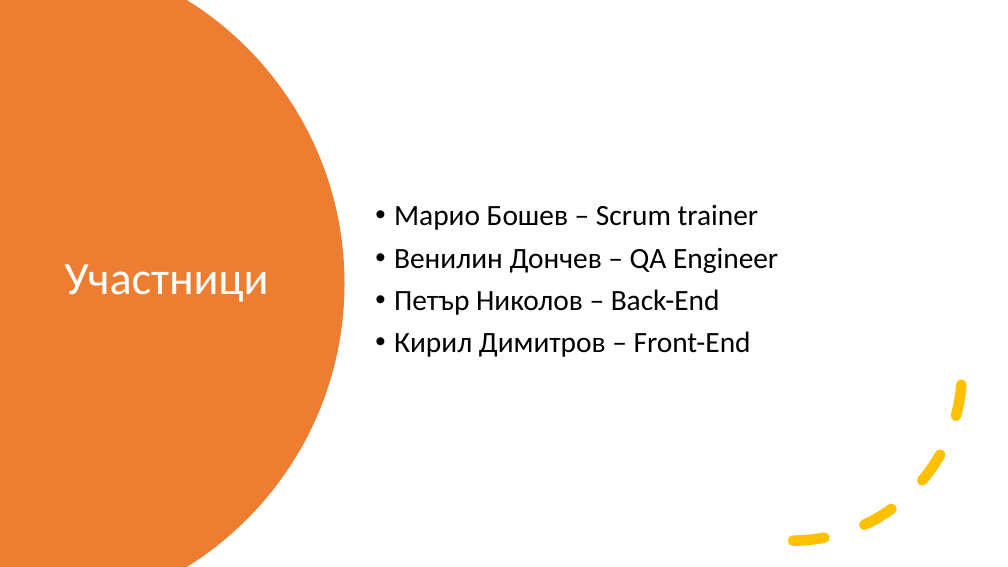
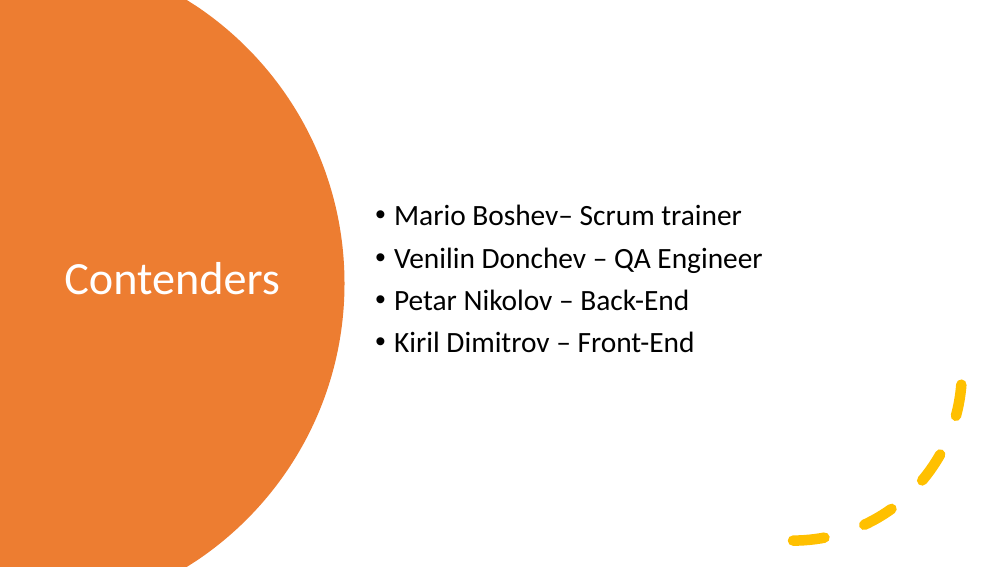
Before and after one commit to MVBoshev/TheCoders, a slide deck: slide 2 of Presentation and Documentation/The Coders - Presentation.pptx (slide 7 before the commit). Drawn at 1008x567 pixels with LibreOffice and Linux fonts; fonts in the diff are those of the drawing. Boxes give left, top, right and bottom in pixels: in the first picture for what was removed or moved away, otherwise in the second. Text is boxed around its words. In the diff, an @@ line names an element or a change of style, - is before the commit and + after.

Commit message:
Updated the Presentation

```diff
--- a/Presentation and Documentation/The Coders - Presentation.pptx
+++ b/Presentation and Documentation/The Coders - Presentation.pptx
@@ text at (394,204,762,353): text changed @@
-• Марио Бошев – Scrum trainer
-• Венилин Дончев – QA Engineer
-• Петър Николов – Back-End
-• Кирил Димитров – Front-End
+• Mario Boshev– Scrum trainer
+• Venilin Donchev – QA Engineer
+• Petar Nikolov – Back-End
+• Kiril Dimitrov – Front-End
@@ title at (64,262,280,295): text changed @@
-Участници
+Contenders
```
Also in this commit, not shown: 4 other slides changed, 2 slides added, 2 slides removed.
